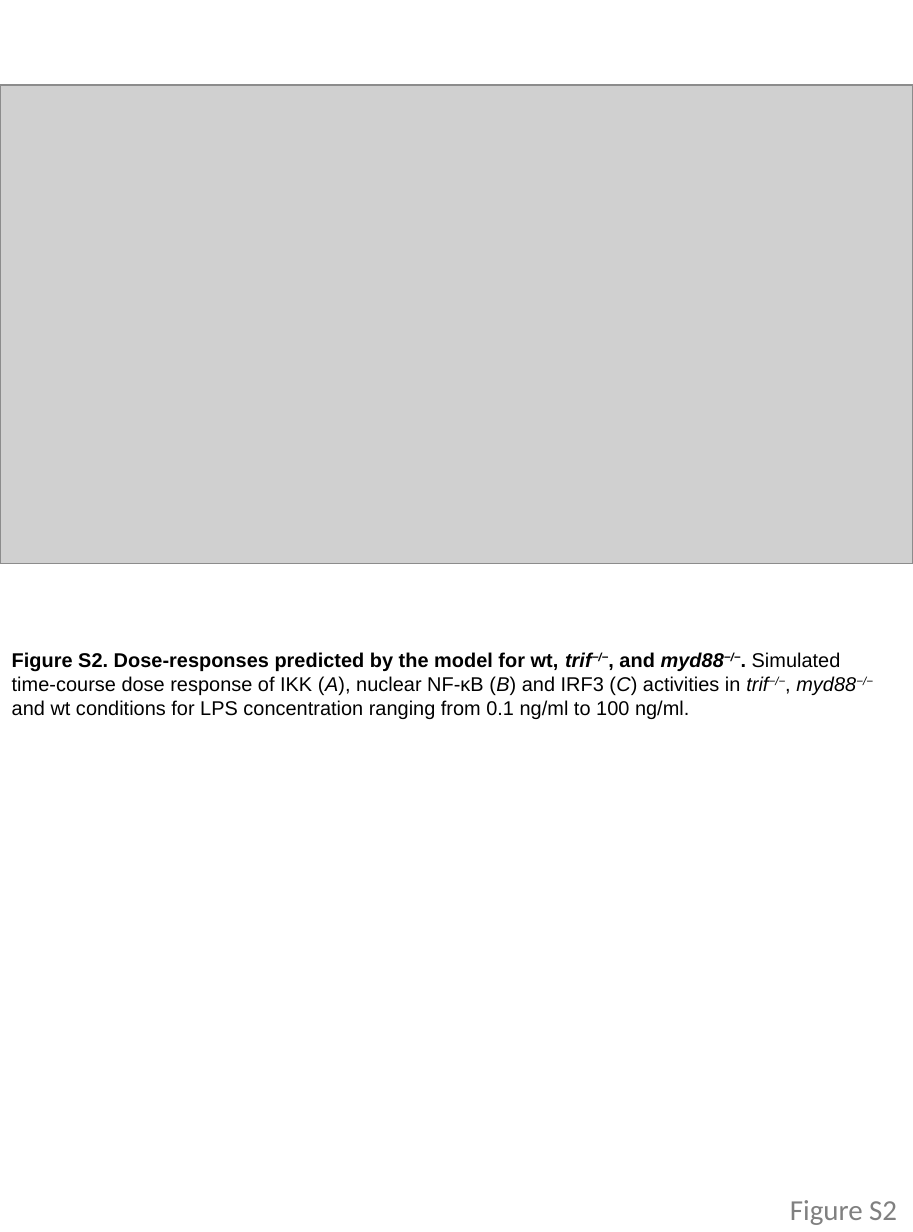
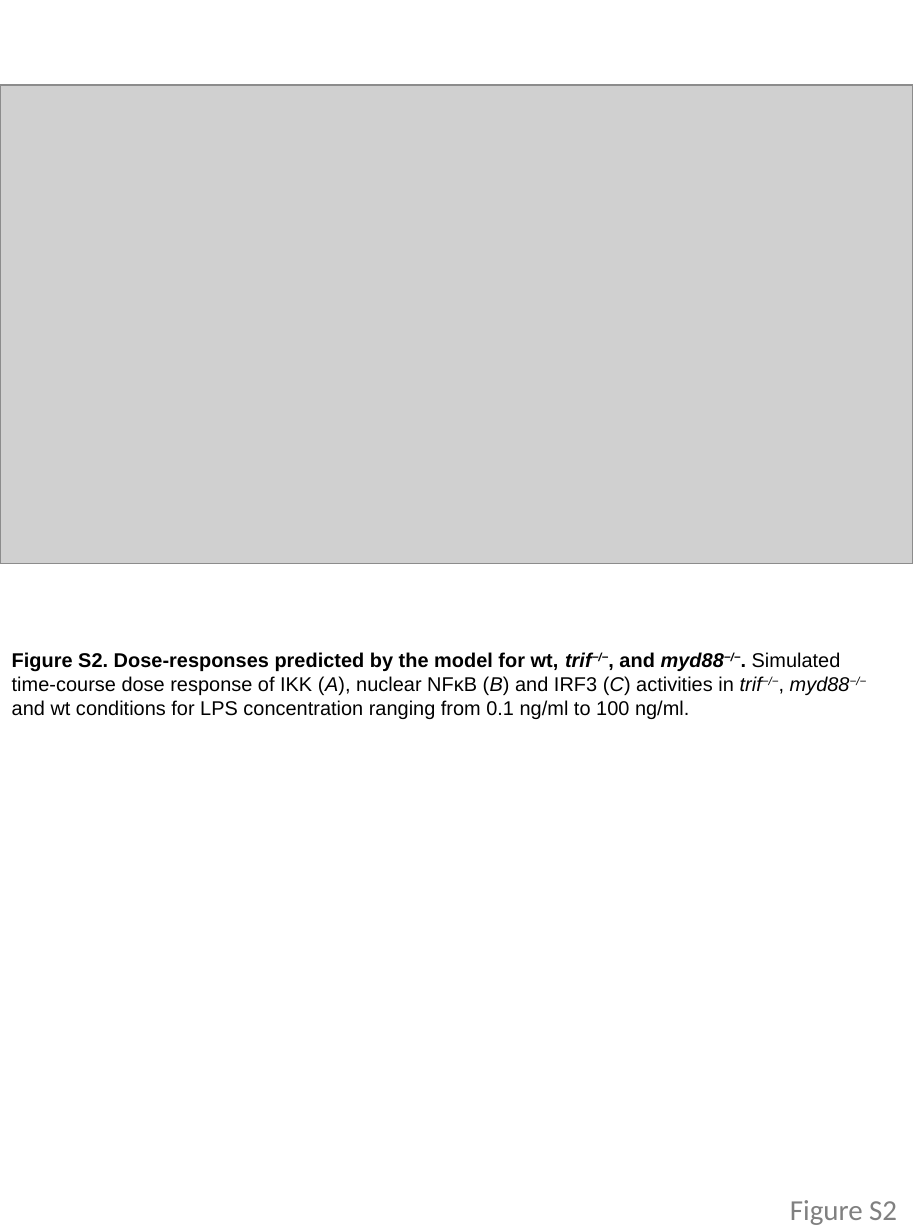
Before and after one commit to biomystery/TLR4, a slide deck: slide 7 of TLR_ver4.5_new_PNAS.pptx. Drawn at 913x1232 pixels with LibreOffice and Linux fonts; fonts in the diff are those of the drawing; grey boxes stand for pictures. Boxes give left, top, right and bottom in pixels: in the first picture for what was removed or moved away, otherwise in the second. Text is boxed around its words. In the diff, an @@ line names an element or a change of style, - is before the commit and + after.

```diff
--- a/TLR_ver4.5_new_PNAS.pptx
+++ b/TLR_ver4.5_new_PNAS.pptx
@@ text at [12,652,850,719]: text changed @@
-Figure S2. Dose-responses predicted by the model for wt, trif−/−, and myd88−/−. Simulated time-course dose response of IKK (A), nuclear NF-κB (B) and IRF3 (C) activities in trif−/−, myd88−/− and wt conditions for LPS concentration ranging from 0.1 ng/ml to 100 ng/ml.
+Figure S2. Dose-responses predicted by the model for wt, trif−/−, and myd88−/−. Simulated time-course dose response of IKK (A), nuclear NFκB (B) and IRF3 (C) activities in trif−/−, myd88−/− and wt conditions for LPS concentration ranging from 0.1 ng/ml to 100 ng/ml.
```
Also in this commit, not shown: 5 other slides changed, 46 other files.
